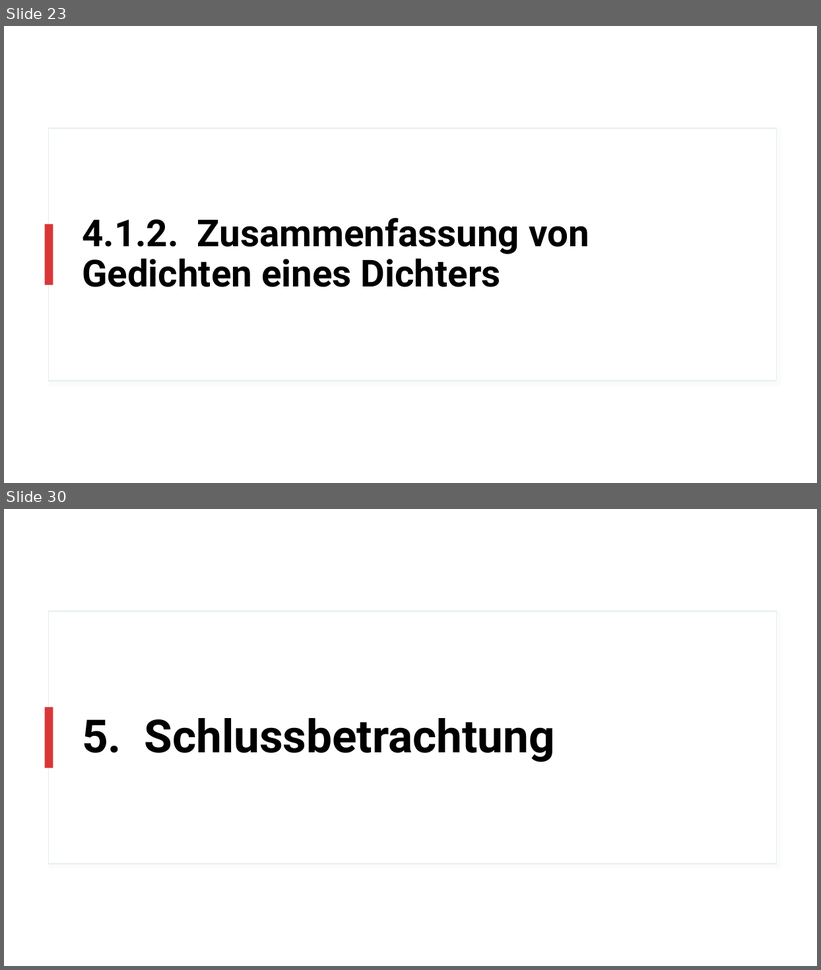
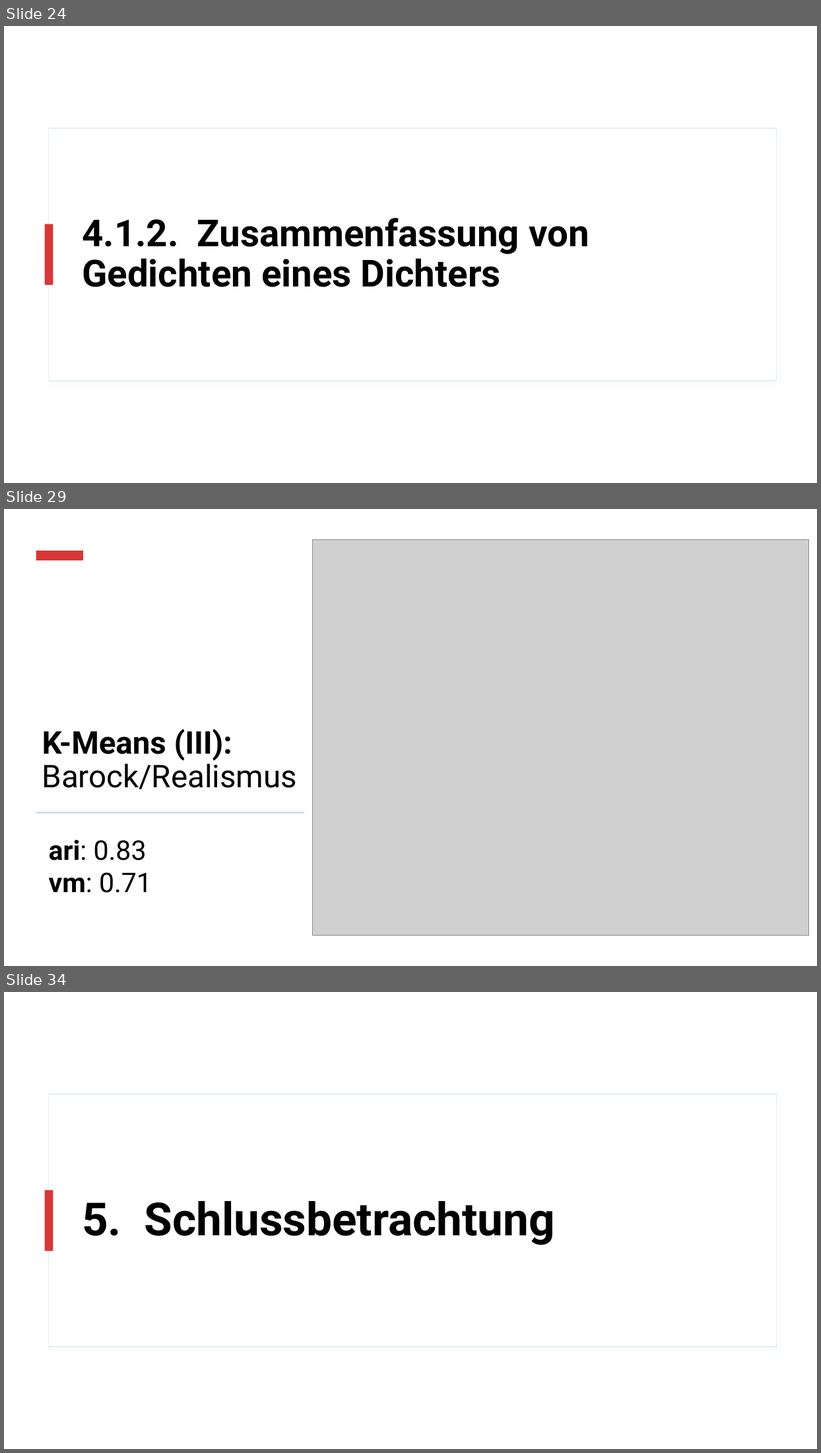
Before and after one commit to realjanpaulus/clusterpoems, a slide deck: presentation/clustering_presentation.pptx. Shown one above the other, each under a label of ours: slides 23 and 30 before the commit, slides 24, 29 and 34 after it; the slides between them are not shown. The pictures are 821x970 and 821x1453 pixels, drawn with LibreOffice and Linux fonts; fonts in the diff are those of the drawing; grey boxes stand for pictures. Boxes give left, top, right and bottom in pixels: in the first picture for what was removed or moved away, otherwise in the second. Text is boxed around its words. In the diff, an @@ line names an element or a change of style, - is before the commit and + after.

```diff
--- a/presentation/clustering_presentation.pptx
+++ b/presentation/clustering_presentation.pptx
@@ slide 29 added at (4,509,817,966), background #FFFFFF @@
@@ rectangle added at (4,509,817,966), fill #FFFFFF @@
@@ rectangle added at (41,509,786,644), fill #FFFFFF, outline #E5EEF0 0.75 pt @@
@@ rectangle added at (42,509,786,643), fill #FFFFFF @@
@@ picture added at (313,540,809,936) @@
@@ rectangle added at (36,551,83,560), fill #D93737 @@
@@ title added at (42,729,297,789), 37 pt, text #000000 @@
+K-Means (III):
+Barock/Realismus
@@ rectangle added at (36,812,305,813), fill #BDD5DB @@
@@ text added at (49,840,152,893), 32 pt, text #000000 @@
+ari: 0.83
+vm: 0.71
@@ what was slide 23 is now slide 24 @@
@@ what was slide 30 is now slide 34 @@
```
Also in this commit, not shown: 8 slides changed, 3 other slides added, 13 other files.
